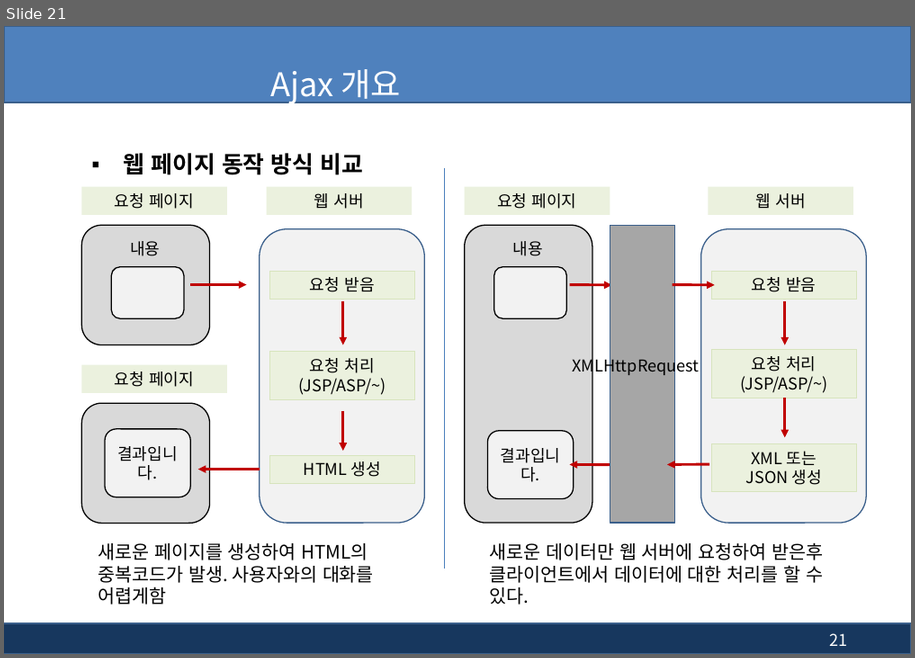
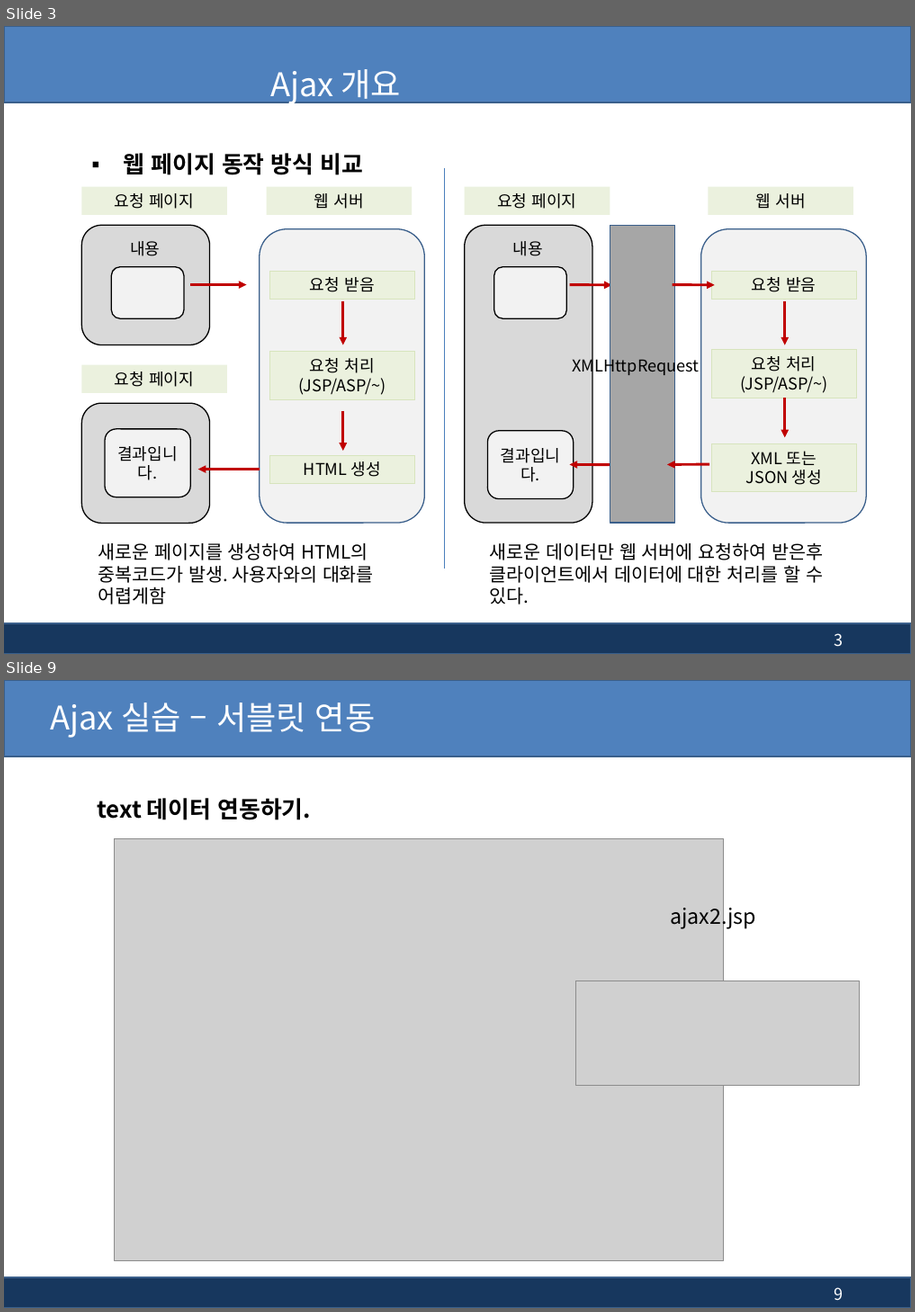
Before and after one commit to kiyongee2/green_project_web, a slide deck: jsp_ppt/13장. jsp - 부트스트랩(Bootstrap), Ajax.pptx. Shown one above the other, each under a label of ours: slide 21 before the commit, slides 3 and 9 after it; the slides between them are not shown. The pictures are 915x658 and 915x1312 pixels, drawn with LibreOffice and Linux fonts; fonts in the diff are those of the drawing; grey boxes stand for pictures; background and template pictures are left out. Boxes give left, top, right and bottom in pixels: in the first picture for what was removed or moved away, otherwise in the second. Text is boxed around its words. In the diff, an @@ line names an element or a change of style, - is before the commit and + after.

Commit message:
ajax

```diff
--- a/jsp_ppt/13장. jsp - 부트스트랩(Bootstrap), Ajax.pptx
+++ b/jsp_ppt/13장. jsp - 부트스트랩(Bootstrap), Ajax.pptx
@@ slide 9 added at box(4, 680, 911, 1308), background #FFFFFF; not listed: 2 template elements that a slide beside it also shows @@
@@ title added at box(51, 702, 376, 738), 28 pt, text #FFFFFF @@
+Ajax 실습 – 서블릿 연동
@@ text added at box(97, 798, 312, 820), 20 pt, text #000000, bold @@
+text 데이터 연동하기.
@@ picture added at box(115, 838, 724, 1260) @@
@@ text added at box(670, 903, 756, 930), 18 pt, text #000000 @@
+ajax2.jsp
@@ picture added at box(576, 981, 860, 1085) @@
@@ page number added at box(835, 1288, 844, 1300), 14 pt, text #FFFFFF @@
+9
@@ what was slide 21 is now slide 3 @@
@@ page number at box(835, 634, 844, 647): text changed @@
-21
+3
```
Also in this commit, not shown: 6 slides changed, 2 other slides added, 9 slides removed, 1 other file.
